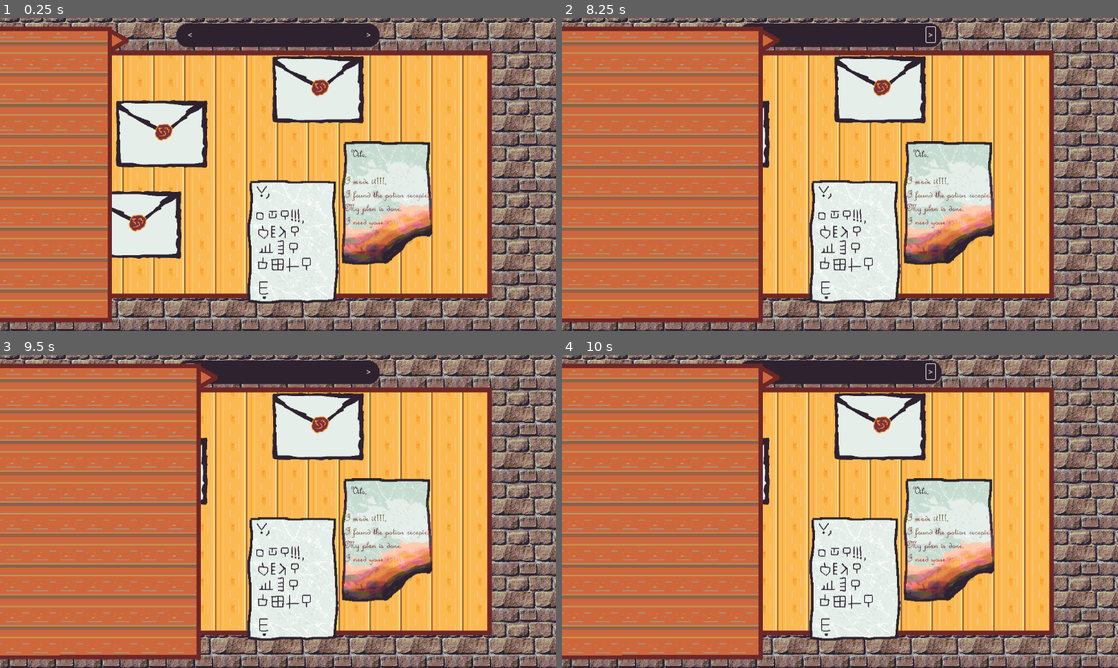
Above: before the commit, frames 1-4 (two rows, left to right).
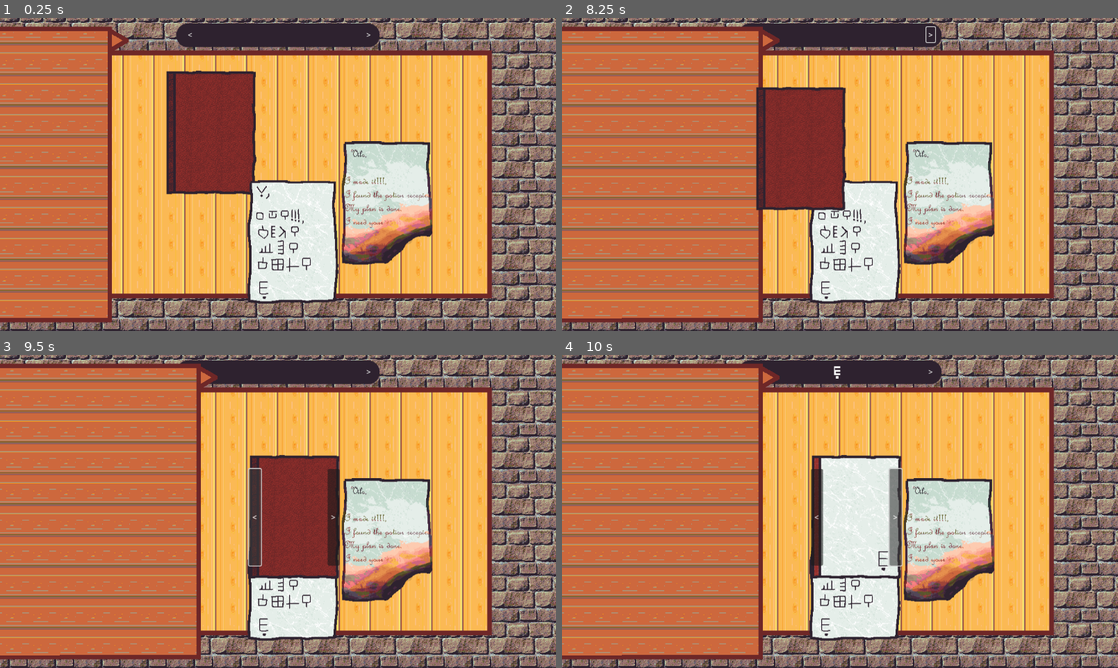
Above: after the commit, the same moments.

Repository: diegofdz333/the-alchemist
Game: Godot game, scene res://scenes/Main.tscn
Same seed, same stepped clock (60 frames per second), same inputs: the game is played once before the commit and once after it.
Inputs (mouse positions are in pixels of both pictures, inside the frame that each line leads up to):
- Up to frame 1 (0.25 s): no input
- Up to frame 2 (8.25 s): click (684, 39) at 0.5 s; click "<" at 1.25 s; click ">" at 2 s; click (773, 39) at 2.75 s; click "<" at 3.5 s; click ">" at 4.25 s; click (684, 39) at 5 s; click "<" at 5.75 s; click ">" at 6.5 s; tap Enter at 7.25 s; move the mouse to (962, 158) at 7.27 s; click (962, 158) at 7.42 s; tap Space at 8 s; drag from (728, 190) to (812, 237) at 8.02 s
- Up to frame 3 (9.5 s): click "<" at 8.75 s
- Up to frame 4 (10 s): click ">" at 9.5 s

The runs differ from the first frame. In frame 1, 14% of the frame differs, in the area x 20-66%, y 12-77%; in frame 2, 9.4%; in frame 3, 9.9%; in frame 4, 8.1%.

Commit message:
Added Book

Diff:
--- /dev/null
+++ b/Document.tscn
@@ -0,0 +1,10 @@
+[gd_scene load_steps=3 format=3 uid="uid://dml2o4mtpde67"]
+
+[ext_resource type="Texture2D" uid="uid://3c8uot3jlnkf" path="res://assets/documents/dummy-letter.png" id="1_sp36h"]
+[ext_resource type="Script" path="res://scripts/document.gd" id="2_xaevp"]
+
+[node name="Dummy-letter" type="Sprite2D"]
+scale = Vector2(0.450588, 0.466667)
+texture = ExtResource("1_sp36h")
+script = ExtResource("2_xaevp")
+small_texture = ExtResource("1_sp36h")
--- /dev/null
+++ b/DocumentMenu.tscn
@@ -0,0 +1,31 @@
+[gd_scene load_steps=7 format=3 uid="uid://b5fis15vkrthn"]
+
+[ext_resource type="Script" path="res://scripts/document_menu.gd" id="1_tce4k"]
+[ext_resource type="Texture2D" uid="uid://c4jcoomwiqly4" path="res://assets/menus/side_menu.png" id="2_mees7"]
+[ext_resource type="Texture2D" uid="uid://ceabbp4pwh5e" path="res://assets/menus/side_menu_button.png" id="3_ik7me"]
+[ext_resource type="Texture2D" uid="uid://dxity1x162rvk" path="res://assets/menus/side_menu_button_hover.png" id="4_kpomf"]
+[ext_resource type="Texture2D" uid="uid://bwvyjps7t00g3" path="res://assets/menus/side_menu_button_pressed.png" id="5_2ilg4"]
+
+[sub_resource type="RectangleShape2D" id="RectangleShape2D_jwddy"]
+size = Vector2(493, 612)
+
+[node name="DocumentMenu" type="Area2D"]
+script = ExtResource("1_tce4k")
+
+[node name="Sprite2D" type="Sprite2D" parent="."]
+texture = ExtResource("2_mees7")
+
+[node name="CollisionShape2D" type="CollisionShape2D" parent="."]
+visible = false
+shape = SubResource("RectangleShape2D_jwddy")
+
+[node name="ExpandButton" type="TextureButton" parent="."]
+offset_left = 247.0
+offset_top = -301.0
+offset_right = 297.0
+offset_bottom = -251.0
+texture_normal = ExtResource("3_ik7me")
+texture_pressed = ExtResource("4_kpomf")
+texture_hover = ExtResource("5_2ilg4")
+
+[connection signal="pressed" from="ExpandButton" to="." method="_on_expand_button_pressed"]
--- a/scenes/Main.tscn
+++ b/scenes/Main.tscn
@@ -1,15 +1,19 @@
-[gd_scene load_steps=13 format=3 uid="uid://c6c12xvctpfc2"]
+[gd_scene load_steps=17 format=3 uid="uid://de0bxnxrfky8a"]
 
 [ext_resource type="Script" path="res://scripts/main.gd" id="1_478tm"]
 [ext_resource type="Script" path="res://scripts/documents_handler.gd" id="1_bl5sq"]
-[ext_resource type="PackedScene" uid="uid://dml2o4mtpde67" path="res://scenes/Document.tscn" id="2_2uoe8"]
+[ext_resource type="PackedScene" uid="uid://dml2o4mtpde67" path="res://Document.tscn" id="2_2uoe8"]
 [ext_resource type="Texture2D" uid="uid://ca4vyoeydh6ex" path="res://assets/table.png" id="3_f8pjf"]
 [ext_resource type="Texture2D" uid="uid://ckp7n13l86t17" path="res://assets/documents/unburntLetter.png" id="4_d8ovf"]
 [ext_resource type="Texture2D" uid="uid://bggqqjhi6lura" path="res://assets/bricks.png" id="4_gd8ix"]
 [ext_resource type="Texture2D" uid="uid://cjms1wtsnkkq0" path="res://assets/documents/burntLetter.png" id="5_4eq1o"]
-[ext_resource type="PackedScene" uid="uid://b5fis15vkrthn" path="res://scenes/DocumentMenu.tscn" id="6_lgqyx"]
+[ext_resource type="PackedScene" uid="uid://b5fis15vkrthn" path="res://DocumentMenu.tscn" id="6_lgqyx"]
+[ext_resource type="PackedScene" path="res://scenes/Document.tscn" id="6_sct4c"]
+[ext_resource type="Texture2D" uid="uid://bncrq8qe0wpcu" path="res://assets/documents/book-page-0.png" id="7_1wq1i"]
 [ext_resource type="Script" path="res://scripts/text_popup.gd" id="8_axhao"]
 [ext_resource type="Texture2D" uid="uid://cdajpqcljhsrr" path="res://assets/textBar.png" id="8_fxjid"]
+[ext_resource type="Script" path="res://scripts/book.gd" id="8_uy8em"]
+[ext_resource type="Script" path="res://scripts/book_button.gd" id="9_uv647"]
 [ext_resource type="LabelSettings" uid="uid://dvbui4870kuc" path="res://resources/secret_label_settings.tres" id="10_3cly0"]
 
 [sub_resource type="LabelSettings" id="LabelSettings_na3qj"]
@@ -24,16 +28,6 @@
 
 [node name="Documents" type="Node" parent="."]
 script = ExtResource("1_bl5sq")
-
-[node name="Dummy-letter4" parent="Documents" instance=ExtResource("2_2uoe8")]
-position = Vector2(83, -176)
-
-[node name="Dummy-letter3" parent="Documents" instance=ExtResource("2_2uoe8")]
-position = Vector2(-241, -84)
-
-[node name="Dummy-letter2" parent="Documents" instance=ExtResource("2_2uoe8")]
-position = Vector2(-419, -220)
-offset = Vector2(275.196, 694.285)
 
 [node name="Unburnt Letter" parent="Documents" instance=ExtResource("2_2uoe8")]
 position = Vector2(31, 141)
@@ -57,6 +51,56 @@
 complete.
 Please send Starbloom,
 - Elryn"
+
+[node name="Book" parent="Documents" instance=ExtResource("6_sct4c")]
+position = Vector2(-139, -86)
+scale = Vector2(1, 1)
+texture = ExtResource("7_1wq1i")
+script = ExtResource("8_uy8em")
+text = "@Page
+E
+@Page
+O
+f, H
+d, H
+e, H
+g, H
+h, H
+c, LH,  H
+H, HA
+@Page
+e
+c
+d
+"
+isEnglish = false
+
+[node name="LeftButton" type="Button" parent="Documents/Book"]
+anchors_preset = 4
+anchor_top = 0.5
+anchor_bottom = 0.5
+offset_left = -94.0
+offset_top = -228.5
+offset_right = -69.0
+offset_bottom = -28.5
+grow_vertical = 2
+text = "<"
+script = ExtResource("9_uv647")
+
+[node name="RightButton" type="Button" parent="Documents/Book"]
+anchors_preset = 6
+anchor_left = 1.0
+anchor_top = 0.5
+anchor_right = 1.0
+anchor_bottom = 0.5
+offset_left = -119.0
+offset_top = -228.5
+offset_right = -94.0
+offset_bottom = -28.5
+grow_horizontal = 0
+grow_vertical = 2
+text = ">"
+script = ExtResource("9_uv647")
 
 [node name="Table" type="Sprite2D" parent="."]
 z_index = -5
@@ -130,6 +174,9 @@
 [connection signal="dropped" from="Documents" to="DocumentMenu" method="_on_documents_dropped"]
 [connection signal="selected_document_changed" from="Documents" to="TestBar/EnglishLabel" method="_on_documents_selected_document_changed"]
 [connection signal="selected_document_changed" from="Documents" to="TestBar/SecretLabel" method="_on_documents_selected_document_changed"]
+[connection signal="page_changed" from="Documents/Book" to="Documents" method="_on_book_page_changed"]
+[connection signal="button_down" from="Documents/Book/LeftButton" to="Documents/Book" method="_on_left_button_button_down"]
+[connection signal="button_down" from="Documents/Book/RightButton" to="Documents/Book" method="_on_right_button_button_down"]
 [connection signal="expand_button_pressed" from="DocumentMenu" to="." method="_on_document_menu_expand_button_pressed"]
 [connection signal="button_down" from="TestBar/LeftText" to="TestBar/EnglishLabel" method="_on_left_text_button_down"]
 [connection signal="button_down" from="TestBar/LeftText" to="TestBar/SecretLabel" method="_on_left_text_button_down"]
--- /dev/null
+++ b/scripts/book.gd
@@ -0,0 +1,51 @@
+extends "res://scripts/document.gd"
+
+signal page_changed(doc)
+
+const MIN_PAGE = 0;
+const MAX_PAGE = 3;
+var page = 0
+var prev_is_selected = false;
+
+# Called when the node enters the scene tree for the first time.
+func _ready():
+	page = 0
+	super()
+
+func _process(delta):
+	super(delta)
+	if is_selected != prev_is_selected:
+		prev_is_selected = is_selected;
+		var buttons = get_children();
+		for button in buttons:
+			button.change_selected(is_selected);
+
+func get_text():
+	var full_text = text.split("@Page")[page]
+	return full_text.lstrip(" \n").rstrip(" \n");
+
+func reload_texture():
+	change_page(page);
+	scale = big_texture_scale;
+
+
+func change_page(page_):
+	if page_ <= MAX_PAGE and page_ >= MIN_PAGE:
+		page = page_;
+		page_changed.emit(self);
+		if page == 0:
+			texture = load("res://assets/documents/book-page-0.png");
+		elif page == 1:
+			texture = load("res://assets/documents/book-page-1.png");
+		elif page == 2:
+			texture = load("res://assets/documents/book-page-2.png");
+		elif page == 3:
+			texture = load("res://assets/documents/book-page-4.png");
+
+
+func _on_right_button_button_down():
+	change_page(page + 1)
+
+
+func _on_left_button_button_down():
+	change_page(page - 1)
--- /dev/null
+++ b/scripts/book_button.gd
@@ -0,0 +1,11 @@
+extends Button
+
+func _ready():
+	change_selected(false)
+
+
+func change_selected(is_selected):
+	if is_selected:
+		show();
+	else:
+		hide();
--- a/scripts/document.gd
+++ b/scripts/document.gd
@@ -22,7 +22,6 @@
 var mouse_offset;
 var time
 
-
 var in_menu: bool = false;
 
 # Called when the node enters the scene tree for the first time.
@@ -35,6 +34,13 @@
 func _process(delta):
 	pass
 
+func reload_texture():
+	texture = big_texture;
+	scale = big_texture_scale;
+
+# Overriden by Book
+func get_text():
+	return text;
 
 func process_dragging(delta):
 	if is_dragging:
@@ -63,6 +69,7 @@
 			if is_dragging:
 				release.emit(self)
 			is_dragging = false;
-			if get_rect().has_point(to_local(get_global_mouse_position())):
-				if Time.get_ticks_msec() - click_time <= SELECTION_TIME:
-					is_selected = true;
+			if not in_menu:
+				if get_rect().has_point(to_local(get_global_mouse_position())):
+					if Time.get_ticks_msec() - click_time <= SELECTION_TIME:
+						is_selected = true;
--- a/scripts/document_menu.gd
+++ b/scripts/document_menu.gd
@@ -70,8 +70,7 @@
 		doc.in_menu = pos_in_menu(doc.position) and doc.z_index > DOCUMENT_MENU_Z
 		if doc in documents and not doc.in_menu:
 			# doc moved out of menu
-			doc.texture = doc.big_texture
-			doc.scale = doc.big_texture_scale
+			doc.reload_texture();
 			occupied[documents[doc]] = false
 			documents.erase(doc)
 		elif doc not in documents and doc.in_menu:
@@ -79,6 +78,7 @@
 			doc.texture = doc.small_texture
 			rescale(doc)
 			reposition(doc)
+			doc.is_selected = false;
 		elif doc in documents and doc.in_menu:
 			# doc already in menu but dragged somewhere else within
 			occupied[documents[doc]] = false
--- a/scripts/documents_handler.gd
+++ b/scripts/documents_handler.gd
@@ -63,3 +63,8 @@
 
 func _on_document_release(doc):
 	dropped.emit(doc)
+
+
+func _on_book_page_changed(doc):
+	if doc.is_selected:
+		selected_document_changed.emit(doc);
--- a/scripts/text_popup.gd
+++ b/scripts/text_popup.gd
@@ -19,7 +19,7 @@
 
 func _on_documents_selected_document_changed(new_doc):
 	if new_doc != null && languagesAgree(new_doc.isEnglish):
-		doc_text = new_doc.text;
+		doc_text = new_doc.get_text();
 		current_line = 0;
 		max_line = doc_text.split("\n").size() - 1;
 	else:
Binary file added: assets/documents/book-page-0.png
Not shown, added: assets/documents/book-page-0.png.import
Binary file added: assets/documents/book-page-1.png
Not shown, added: assets/documents/book-page-1.png.import
Binary file added: assets/documents/book-page-2.png
Not shown, added: assets/documents/book-page-2.png.import
Binary file added: assets/documents/book-page-4.png
Not shown, added: assets/documents/book-page-4.png.import
Binary file changed: assets/fonts/secret.ttf
Not shown, changed: assets/fonts/secret.ttf.import
